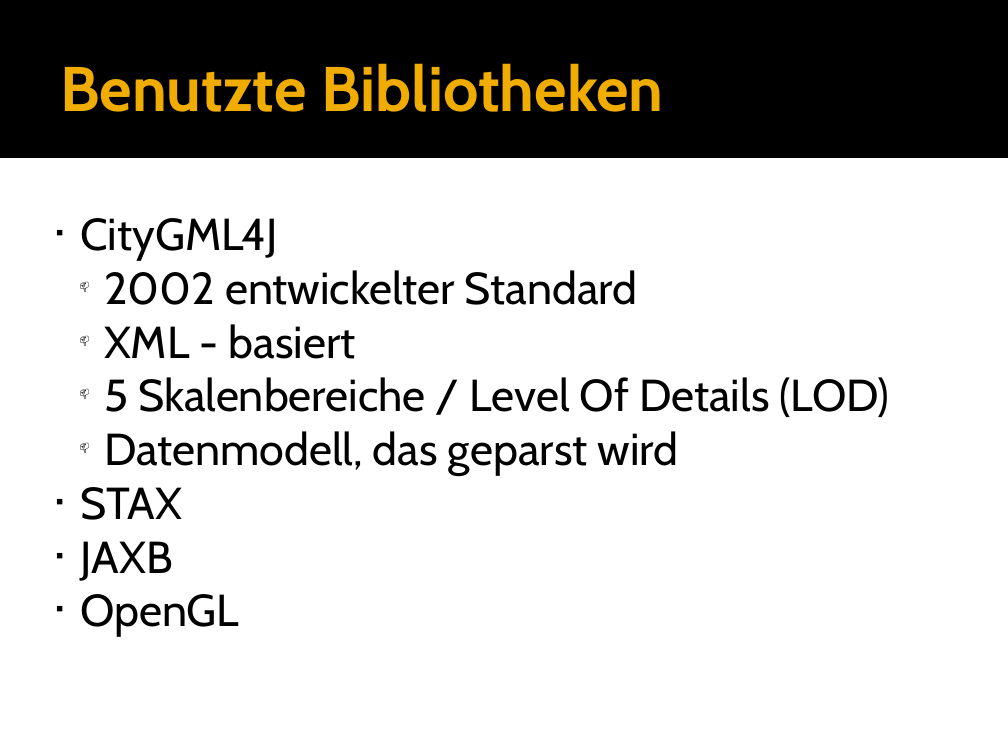
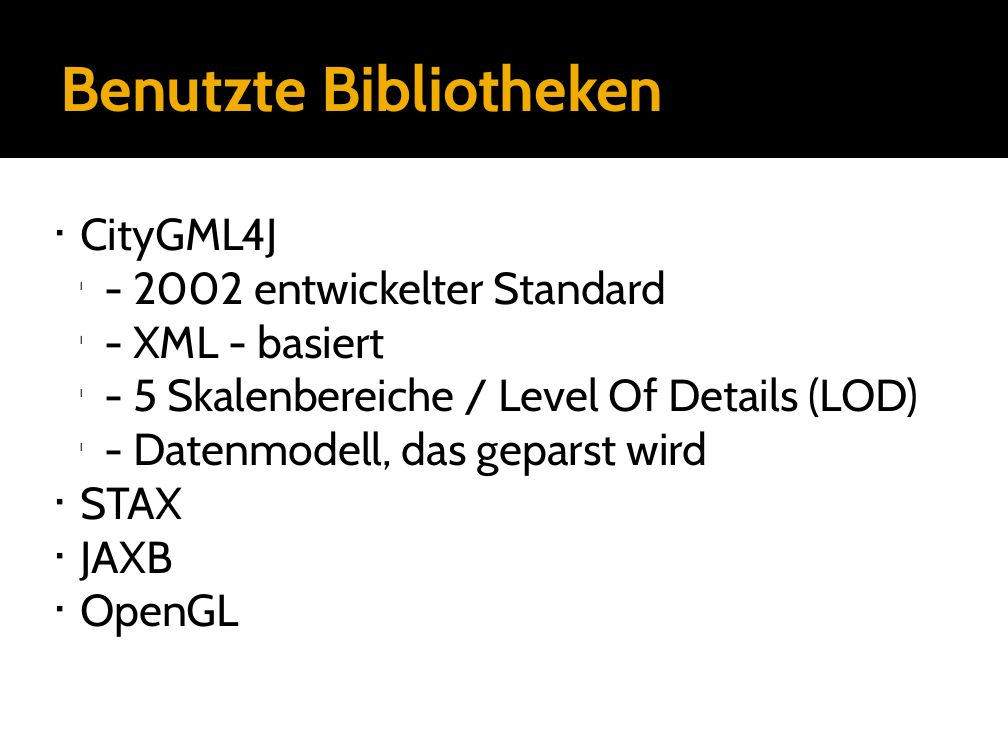
Before and after one commit to hft-swp/stuff, a slide deck: slide 2 of doku/Parser/Frank.pptx. Drawn at 1008x756 pixels with LibreOffice and Linux fonts; fonts in the diff are those of the drawing. Boxes give left, top, right and bottom in pixels: in the first picture for what was removed or moved away, otherwise in the second. Text is boxed around its words. In the diff, an @@ line names an element or a change of style, - is before the commit and + after.

```diff
--- a/doku/Parser/Frank.pptx
+++ b/doku/Parser/Frank.pptx
@@ text at bbox=[133, 270, 919, 475]: text changed @@
-  📫 2002 entwickelter Standard
-  📫 XML - basiert
-  📫 5 Skalenbereiche / Level Of Details (LOD)
-  📫 Datenmodell, das geparst wird
+  l - 2002 entwickelter Standard
+  l - XML - basiert
+  l - 5 Skalenbereiche / Level Of Details (LOD)
+  l - Datenmodell, das geparst wird
```
Also in this commit, not shown: 7 other slides changed, 2 slides added, 1 slide removed, 1 other file.
